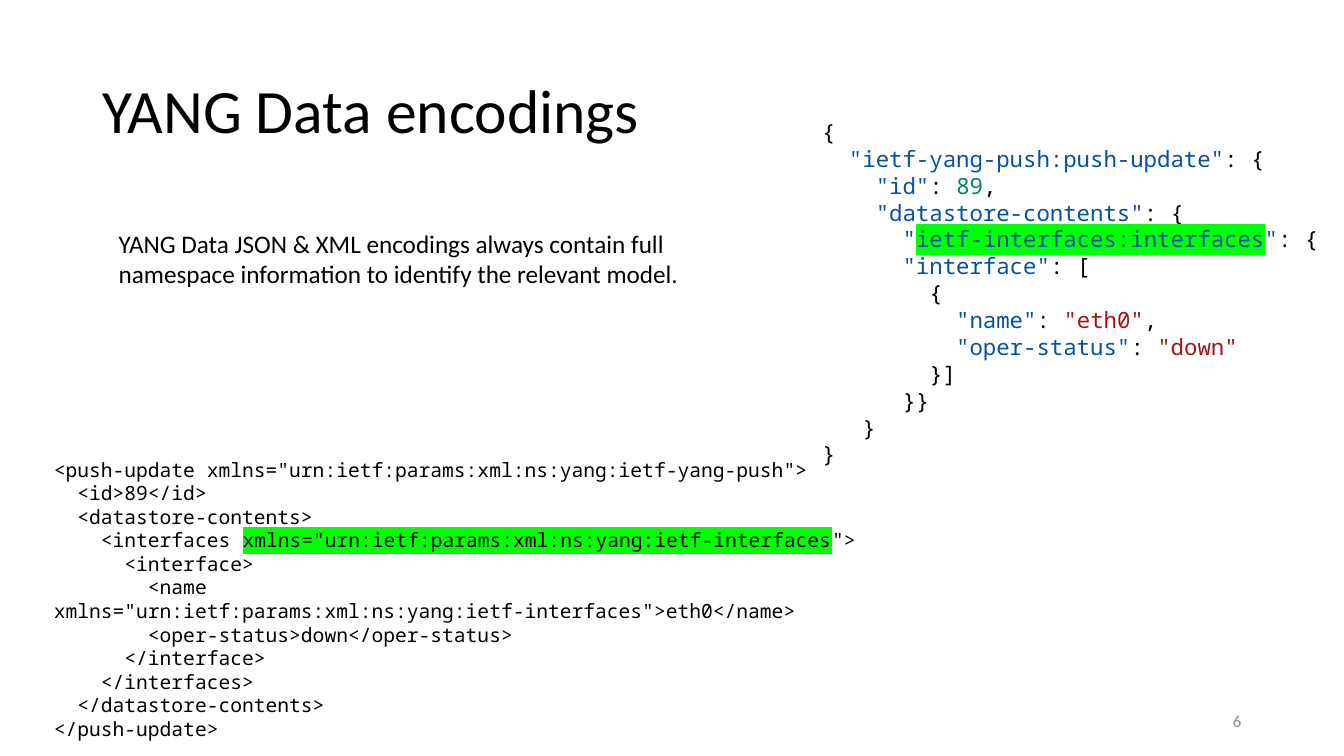
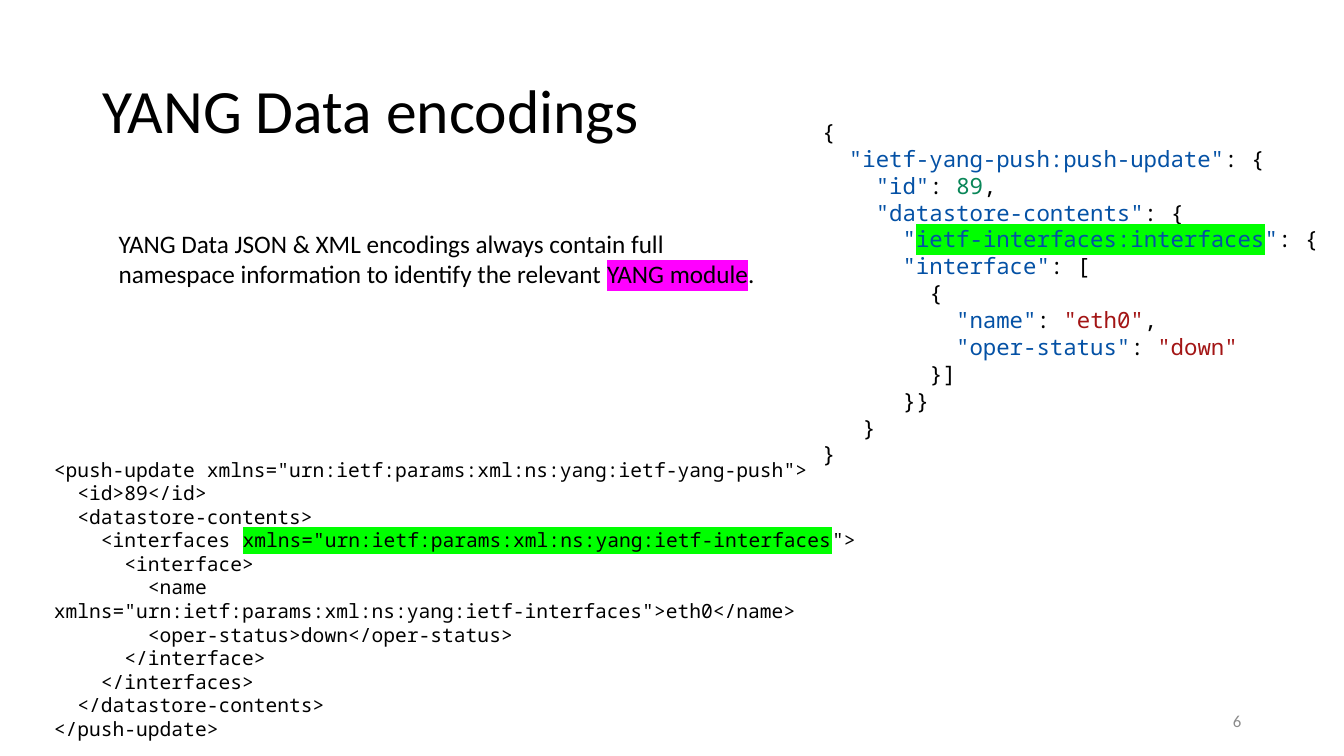
Before and after one commit to network-analytics/ietf-network-analytics-document-status, a slide deck: slide 6 of 119/NETMOD/draft-aelhassany-anydata-validation.pptx. Drawn at 1344x756 pixels with LibreOffice and Linux fonts; fonts in the diff are those of the drawing. Boxes give left, top, right and bottom in pixels: in the first picture for what was removed or moved away, otherwise in the second. Text is boxed around its words. In the diff, an @@ line names an element or a change of style, - is before the commit and + after.

```diff
--- a/119/NETMOD/draft-aelhassany-anydata-validation.pptx
+++ b/119/NETMOD/draft-aelhassany-anydata-validation.pptx
@@ text at <box>119,235,755,290</box>: text changed @@
-YANG Data JSON & XML encodings always contain full namespace information to identify the relevant model.
+YANG Data JSON & XML encodings always contain full namespace information to identify the relevant YANG module.
```
Also in this commit, not shown: 2 other slides changed, 2 other files.
